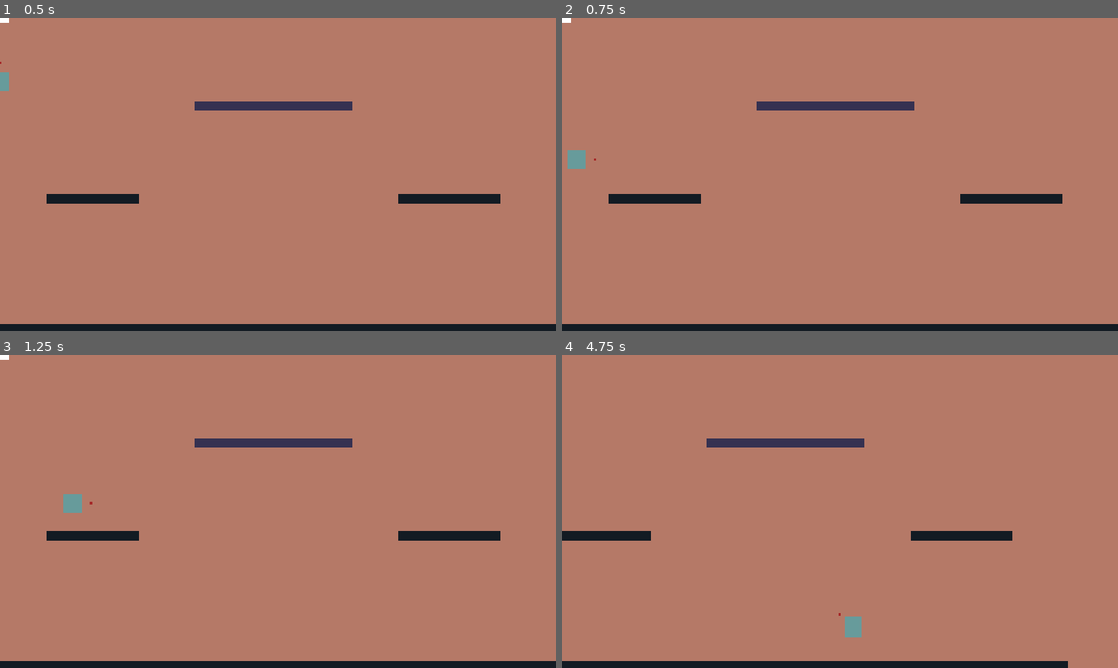
Above: before the commit, frames 1-4 (two rows, left to right).
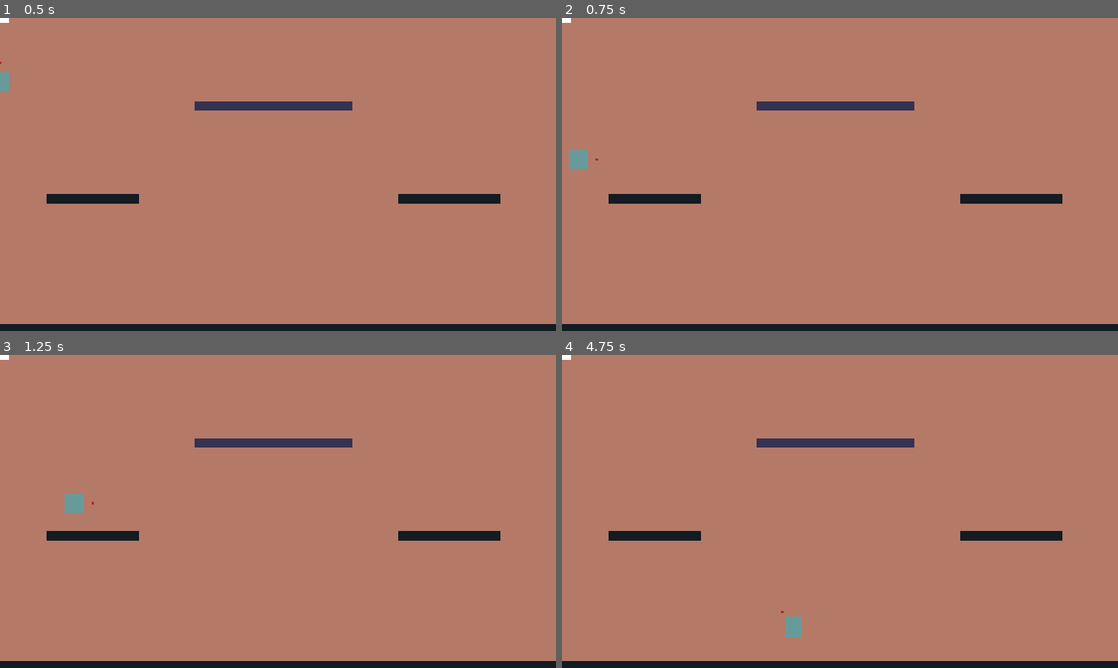
Above: after the commit, the same moments.

Repository: mightyminebuster/Github-GameOff-2020
Game: Godot game, scene res://Rooms/Demo1.tscn
Two runs of this game, one before a commit and one after it. Both use one fixed random seed, a clock stepped at 60 frames per second and the inputs below.
Inputs (mouse positions are in pixels of both pictures, inside the frame that each line leads up to):
- Up to frame 1 (0.5 s): no input
- Up to frame 2 (0.75 s): move the mouse to (962, 158) at 0.52 s; hold D (move_right) from 0.53 s (still down); click (962, 158) at 0.6 s
- Up to frame 3 (1.25 s): keep holding D (move_right); tap Space (jump) at 0.77 s
- Up to frame 4 (4.75 s): move the mouse to (728, 527) at 1.27 s; click (728, 527) at 1.35 s; tap Space (jump) at 1.52, 3.02, 3.77, 4.52 s; move the mouse to (895, 442) at 2.02 s; release D (move_right) at 2.03 s; hold A (move_left) 2.03-2.78 s; click (895, 442) at 2.1 s; move the mouse to (812, 574) at 2.77 s; hold D (move_right) 2.78-4.28 s; click (812, 574) at 2.85 s; move the mouse to (1006, 558) at 3.52 s; click (1006, 558) at 3.6 s; move the mouse to (673, 464) at 4.27 s; hold A (move_left) from 4.28 s (still down); click (673, 464) at 4.35 s

Frame 1 is identical in both runs. In frame 2, less than 0.1% of the frame differs, in the area x 1-7%, y 42-49%; in frame 3, less than 0.1%; in frame 4, 2.2%, in the area x 0-100%, y 0-100%.

Commit message:
fixed grapple physics, to make it more simmalar to the older versions

Diff:
--- a/SourceCode/Objects/Player/Player.gd
+++ b/SourceCode/Objects/Player/Player.gd
@@ -23,7 +23,7 @@
 var direction_facing: int = 1 #last direction pressed that is not 0
 
 #Movement Vars
-var terminal_velocity: float = 1750
+var terminal_velocity: float = 1000
 var velocity: Vector2 = Vector2.ZERO #linear velocity applied to move and slide
 
 var current_speed: int = 0 #how much you add to x velocity when moving horizontally
@@ -38,6 +38,7 @@
 
 #fall
 var gravity: int = 1700 #how much is added to y velocity constantly
+var gravity_velocity: int = 0
 
 var jump_buffer_start_time: int  = 0 #ticks when you ran of the platform
 var elapsed_jump_buffer: int = 0 #how many seconds passed in the jump nuffer
@@ -81,14 +82,14 @@
 
 	call(current_state + "_logic", delta) #call the current states main method
 
-	if abs(velocity.x) > max_speed:
+
+	if abs(velocity.x) > max_speed && current_state in move_horizontally_states:
 		velocity.x = max_speed * sign(velocity.x)
-	velocity = velocity.clamped(terminal_velocity)
 	var f = velocity
 	f.x += running_velocity
 
+	velocity = velocity.clamped(terminal_velocity)
 	velocity = move_and_slide(f, Vector2.UP) #aply velocity to movement
-	f = Vector2.ZERO
 	recover_sprite_scale()
 
 	player_sprite.flip_h = direction_facing - 1 #flip sprite depending on which direction you last moved in
@@ -102,6 +103,7 @@
 func apply_gravity(delta):
 	#apply gravity in every state except dash
 	velocity.y += gravity * delta
+
 
 func recover_sprite_scale():
 	#make sprite scale approach 0
@@ -333,12 +335,14 @@
 			grapple_velocity.y *= 0.55
 		else:
 			# Pulling up is stronger
-			grapple_velocity.y *= 1.2
+			grapple_velocity.y *= 1.5
 
 		if sign(grapple_velocity.x) == direction_facing:
 			grapple_velocity.x *= 1.2
 		else:
 			grapple_velocity.x *= 0.75
+
+		grapple_velocity = grapple_velocity.clamped(75)
 		velocity += grapple_velocity
 #
 func grapple_exit_logic() -> void:
--- a/SourceCode/Rooms/Demo1.tscn
+++ b/SourceCode/Rooms/Demo1.tscn
@@ -8,7 +8,6 @@
 [ext_resource path="res://Rooms/Level-Jail-1.tscn" type="PackedScene" id=6]
 [ext_resource path="res://Objects/SceneSwitcher/SceneSwitchActivator.tscn" type="PackedScene" id=7]
 [ext_resource path="res://Objects/Tilesets/OneWayTiles.tscn" type="PackedScene" id=8]
-[ext_resource path="res://Objects/Obstacles/MovementBlockActivator/MovementBlockActivator.tscn" type="PackedScene" id=9]
 
 [node name="Demo1" type="Node2D"]
 
@@ -45,6 +44,3 @@
 [node name="SceneSwitchActivator" parent="." instance=ExtResource( 7 )]
 position = Vector2( 1440, 656 )
 new_scene = ExtResource( 6 )
-
-[node name="LowGravityActivator" parent="." instance=ExtResource( 9 )]
-position = Vector2( 1392, 528 )
Not shown: 1 places in SourceCode/Rooms/Demo1.tscn that only renumber resources
